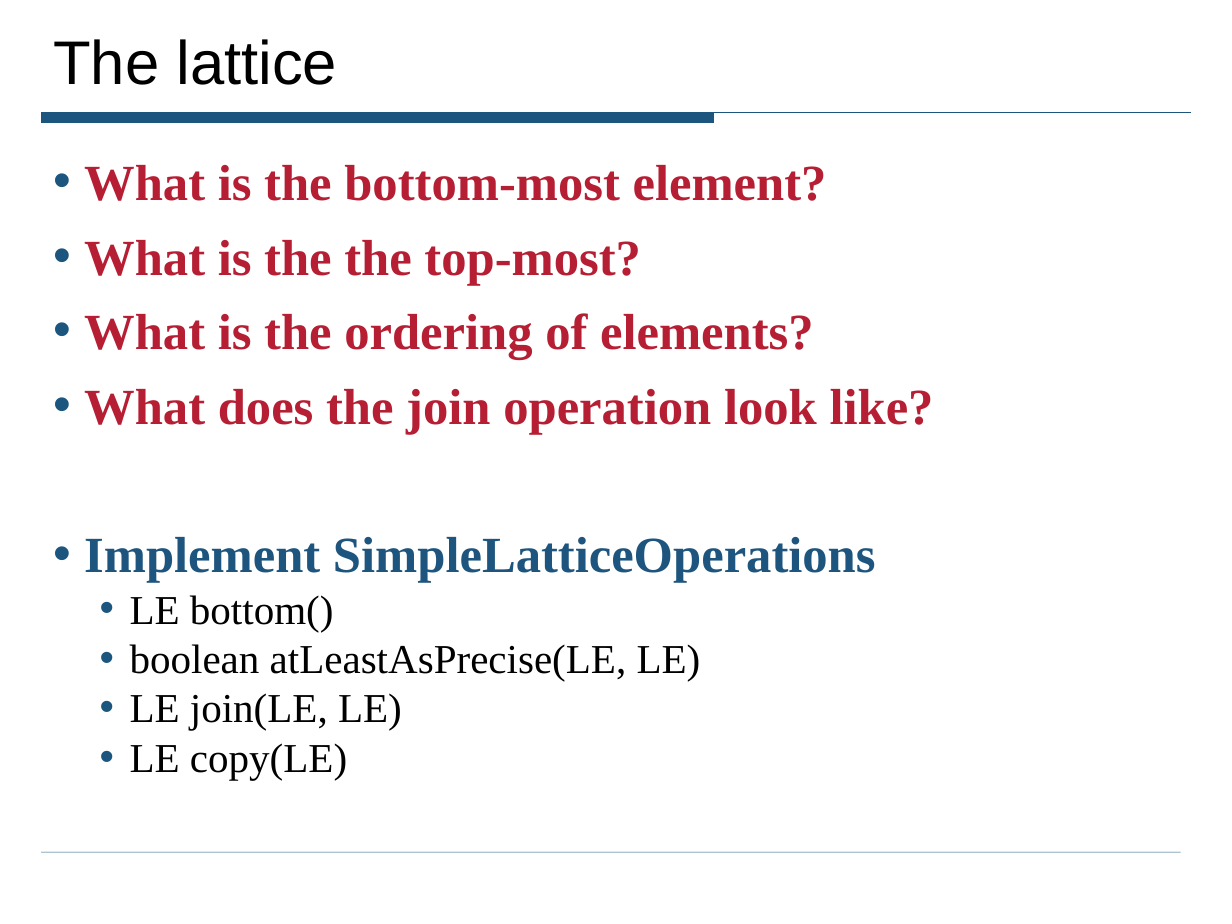
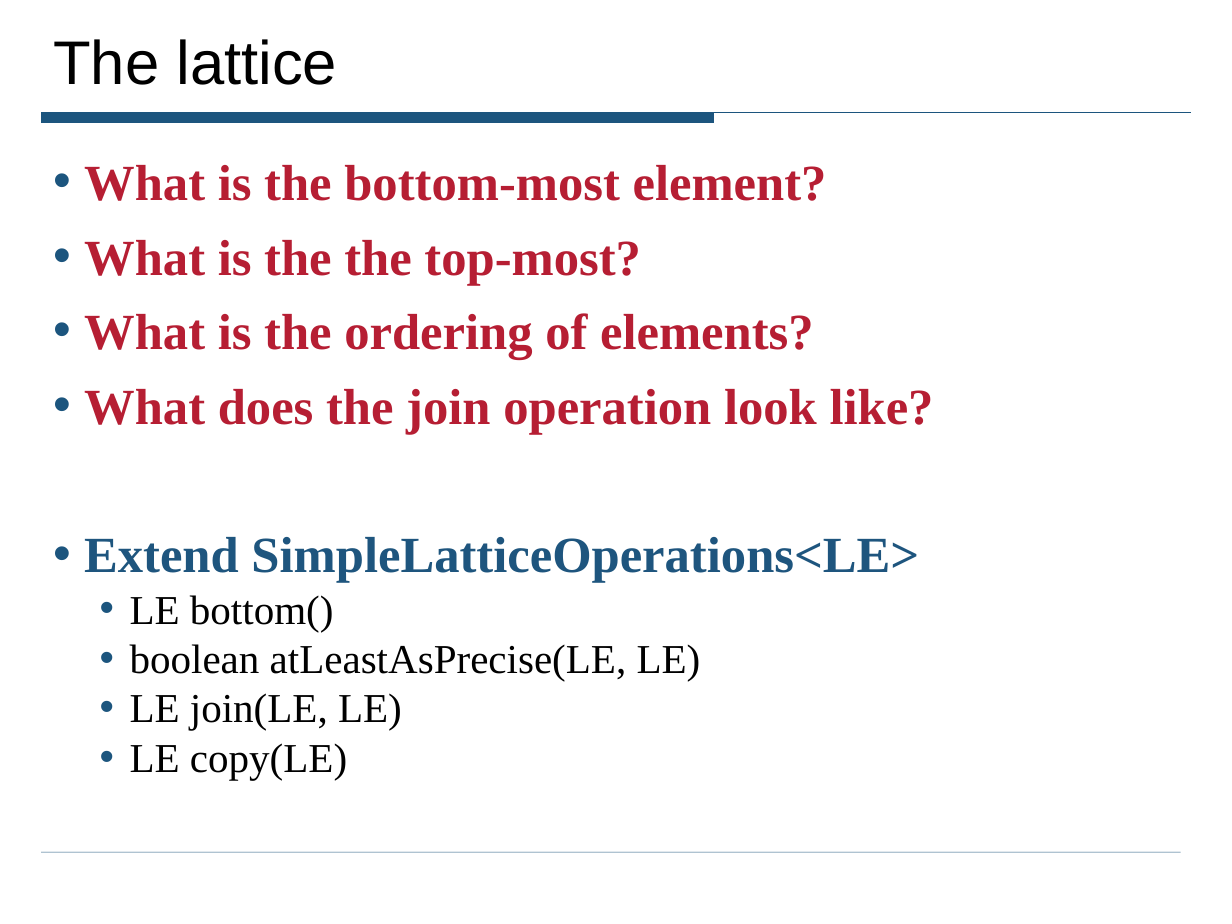
Before and after one commit to ciera/crystalsaf, a slide deck: slide 21 of TutorialExamples/CrystalTutorial.ppt. Drawn at 1232x924 pixels with LibreOffice and Linux fonts; fonts in the diff are those of the drawing. Boxes give left, top, right and bottom in pixels: in the first picture for what was removed or moved away, otherwise in the second. Text is boxed around its words. In the diff, an @@ line names an element or a change of style, - is before the commit and + after.

```diff
--- a/TutorialExamples/CrystalTutorial.ppt
+++ b/TutorialExamples/CrystalTutorial.ppt
@@ text at box(84, 537, 919, 583): text changed @@
-• Implement SimpleLatticeOperations
+• Extend SimpleLatticeOperations<LE>
```
Also in this commit, not shown: 7 other slides changed.
